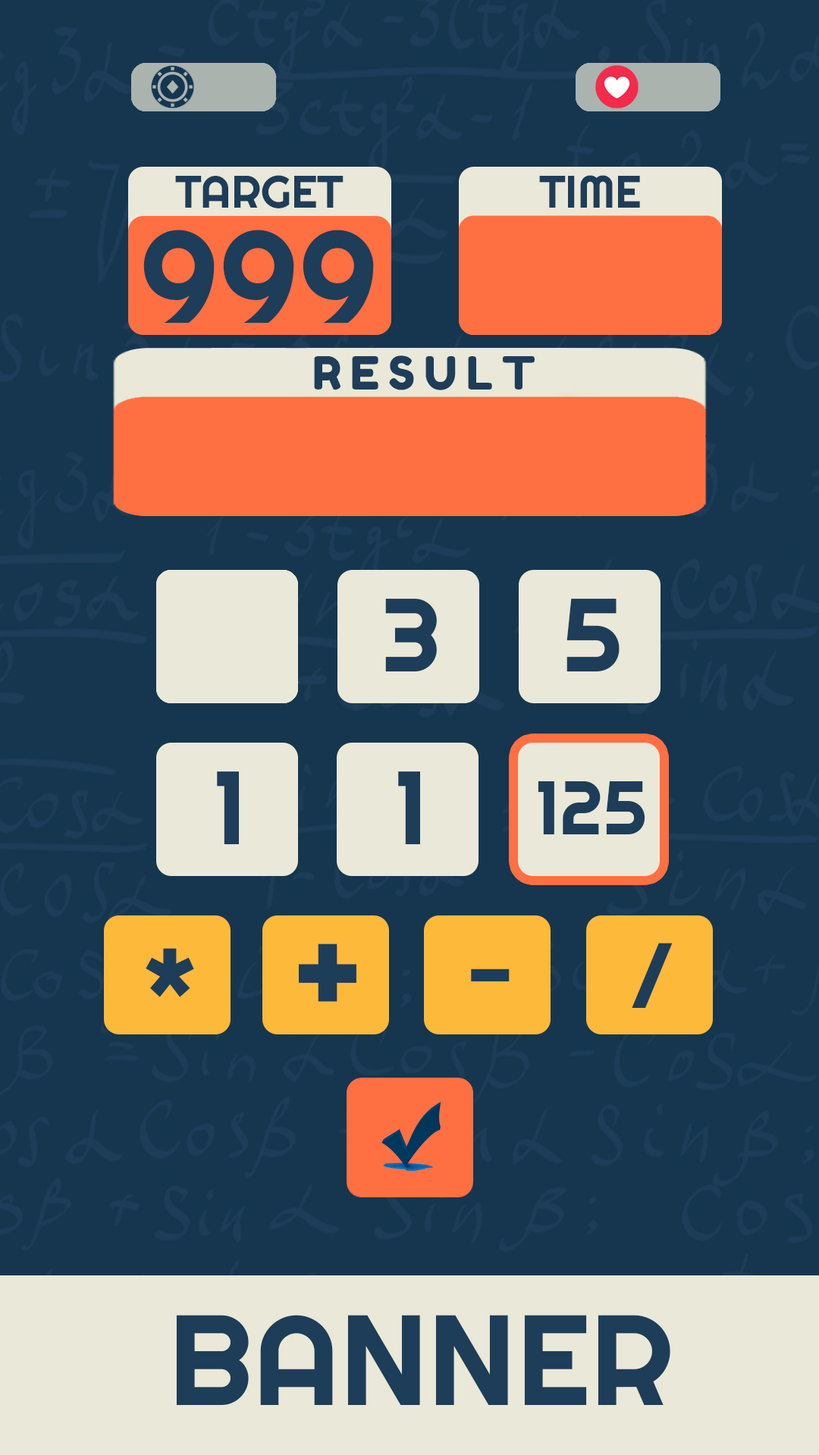
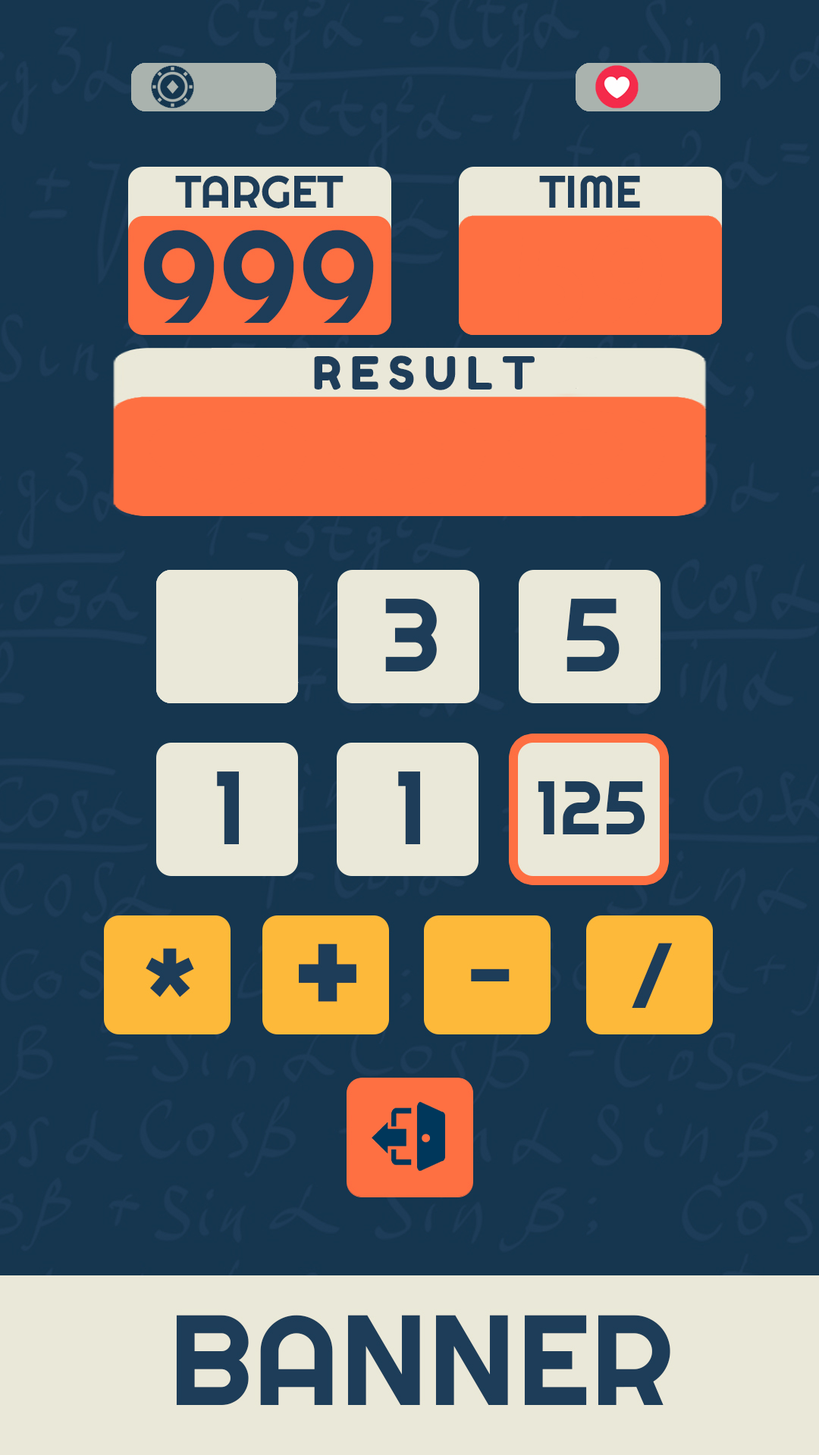
Layers edited between the first and the second (819, 1455) image:
added layer "Layer 13" in group "Group 1" over left=371, top=1102, right=445, bottom=1172
hid "Layer 12" over left=381, top=1102, right=442, bottom=1172
